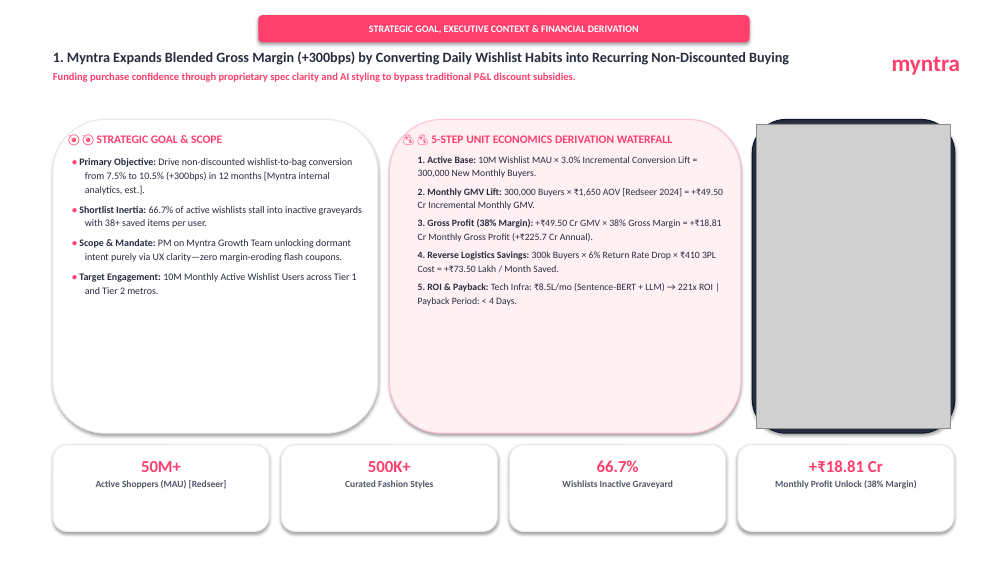
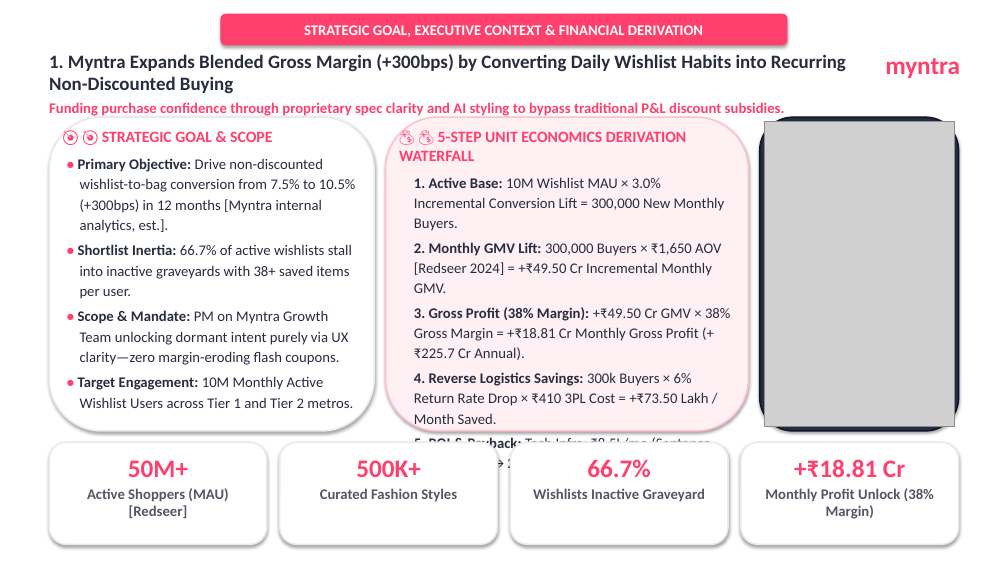
Before and after one commit to akhyashukla03/myntra, a slide deck: slide 1 of Myntra_Wishlist_Studio_10_Slide_Deck.pptx. Drawn at 1008x567 pixels with LibreOffice and Linux fonts; fonts in the diff are those of the drawing; grey boxes stand for pictures. Boxes give left, top, right and bottom in pixels: in the first picture for what was removed or moved away, otherwise in the second. Text is boxed around its words. In the diff, an @@ line names an element or a change of style, - is before the commit and + after.

Commit message:
fix(pptx): enforce strict minimum 14pt font size across all 10 presentation slides per evaluation guidelines

```diff
--- a/Myntra_Wishlist_Studio_10_Slide_Deck.pptx
+++ b/Myntra_Wishlist_Studio_10_Slide_Deck.pptx
@@ rounded rectangle "STRATEGIC GOAL, EXECUTIVE CONTEXT & ...": place and size @@
-rounded rectangle "STRATEGIC GOAL, EXECUTIVE CONTEXT & ..." at bbox=[259, 15, 750, 42]
+rounded rectangle "STRATEGIC GOAL, EXECUTIVE CONTEXT & ..." at bbox=[221, 14, 788, 45]
@@ rounded rectangle "STRATEGIC GOAL, EXECUTIVE CONTEXT & ..." at bbox=[221, 14, 788, 45]: size 9.5 to 14 pt @@
@@ text "1. Myntra Expands Blended Gross ..." at bbox=[49, 54, 846, 117]: size 13.5 to 18 pt in "1. Myntra Expands Blended Gross Margin (+300bps) ..."; size 10 to 14 pt in "Funding purchase confidence through proprietary spec clarity ..." @@
@@ text "myntra" at bbox=[885, 58, 960, 78]: size 22 to 24 pt @@
@@ rounded rectangle: place and size @@
-rounded rectangle at bbox=[53, 119, 378, 433]
+rounded rectangle at bbox=[49, 117, 374, 431]
@@ rounded rectangle: place and size @@
-rounded rectangle at bbox=[389, 119, 741, 433]
+rounded rectangle at bbox=[386, 117, 749, 431]
@@ rounded rectangle at bbox=[386, 117, 749, 431]: outline #FFC2D1 1 pt to #FFC2D1 1.5 pt @@
@@ rounded rectangle: place and size @@
-rounded rectangle at bbox=[752, 119, 955, 433]
+rounded rectangle at bbox=[760, 117, 959, 431]
@@ rounded rectangle at bbox=[760, 117, 959, 431]: outline #0F172A 1 pt to #0F172A 1.5 pt @@
@@ text "🎯 🎯 STRATEGIC GOAL & ..." at bbox=[78, 131, 356, 408]: size 11 to 15 pt in "🎯 🎯 STRATEGIC GOAL & SCOPE"; size 9.5 to 14 pt; less space between paragraphs @@
@@ text "💰 💰 5-STEP UNIT ECONOMICS ..." at bbox=[399, 131, 730, 473]: size 11 to 15 pt in "💰 💰 5-STEP UNIT ECONOMICS DERIVATION WATERFALL"; size 9.2 to 14 pt; less space between paragraphs @@
@@ picture: place and size @@
-picture at bbox=[757, 124, 951, 429]
+picture at bbox=[765, 122, 954, 426]
@@ text "50M+" at bbox=[87, 460, 228, 518]: size 16 to 24 pt in "50M+"; size 9 to 14 pt in "Active Shoppers (MAU) [Redseer]" @@
@@ rounded rectangle: place and size @@
-rounded rectangle at bbox=[53, 445, 269, 532]
+rounded rectangle at bbox=[49, 442, 267, 544]
@@ text "500K+" at bbox=[320, 460, 457, 502]: size 16 to 24 pt in "500K+"; size 9 to 14 pt in "Curated Fashion Styles" @@
@@ rounded rectangle: place and size @@
-rounded rectangle at bbox=[281, 445, 498, 532]
+rounded rectangle at bbox=[280, 442, 498, 544]
@@ text "66.7%" at bbox=[533, 459, 705, 502]: size 16 to 24 pt in "66.7%"; size 9 to 14 pt in "Wishlists Inactive Graveyard" @@
@@ rounded rectangle: place and size @@
-rounded rectangle at bbox=[510, 445, 726, 532]
+rounded rectangle at bbox=[510, 442, 728, 544]
@@ text "+₹18.81 Cr" at bbox=[765, 459, 934, 519]: size 16 to 24 pt in "+₹18.81 Cr"; size 9 to 14 pt in "Monthly Profit Unlock (38% Margin)" @@
@@ outline #EAEAEC 1 pt to #EAEAEC 1.5 pt in 5 elements at bbox=[49, 117, 374, 431], bbox=[280, 442, 498, 544], bbox=[510, 442, 728, 544], bbox=[49, 442, 267, 544], bbox=[741, 442, 959, 544] @@
@@ rounded rectangle: place and size @@
-rounded rectangle at bbox=[738, 445, 954, 532]
+rounded rectangle at bbox=[741, 442, 959, 544]
```
Also in this commit, not shown: 9 other slides changed, 2 other files.
